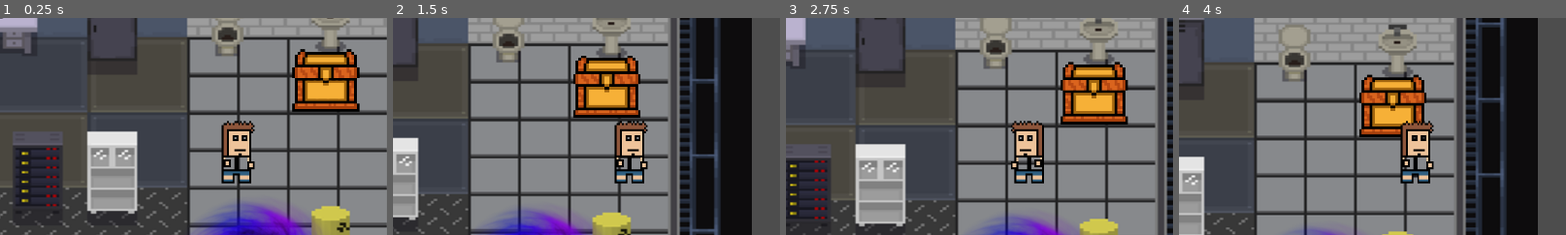
Above: before the commit, frames 1-4 (left to right).
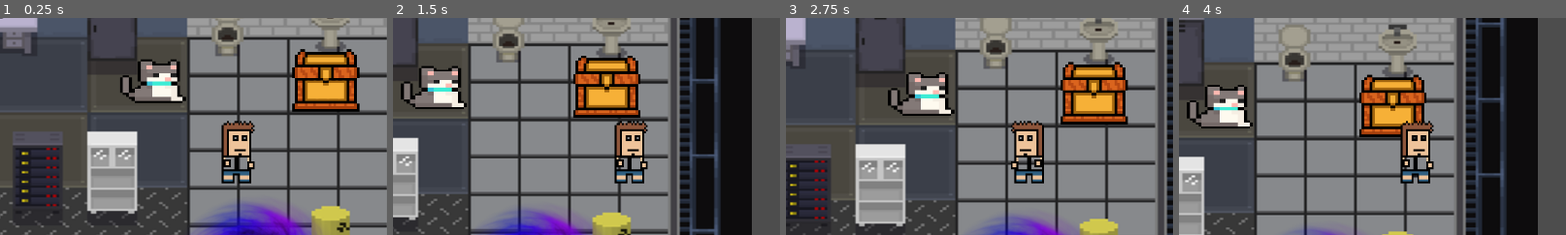
Above: after the commit, the same moments.

Repository: CISC204-S26/hw4-bribri-dtb
Game: Godot game, scene res://room_4.tscn
Same seed, same stepped clock (60 frames per second), same inputs: the game is played once before the commit and once after it. This scene is started directly instead of the project's main scene.
Inputs:
- Up to frame 1 (0.25 s): no input
- Up to frame 2 (1.5 s): tap Enter at 0.5 s; hold Right (move right) from 0.53 s (still down); tap W (move up) at 0.77 s
- Up to frame 3 (2.75 s): tap W (move up) at 1.52 s; tap Space at 2 s; release Right (move right) at 2.03 s; hold A (move left) from 2.03 s (still down)
- Up to frame 4 (4 s): release A (move left) at 2.78 s; hold Right (move right) from 2.78 s (still down); tap W (move up) at 3.02, 3.77 s
The pictures show only the part of the screen within x 19-69%, y 18-68%; the shares and areas given below are measured in that part.

The runs differ from the first frame. In frame 1, 2.4% of the frame differs, in the area x 31-49%, y 19-40%; in frame 2, 2.4%; in frame 3, 2.4%, in the area x 26-44%, y 25-46%; in frame 4, 2.4%.

Commit message:
v9 cat chest key fish and portal interactions

Diff:
--- a/pair-project/GameState.gd
+++ b/pair-project/GameState.gd
@@ -1,3 +1,4 @@
 extends Node
 
-var keys := 0
+var keys = 0
+var fish = 0
--- /dev/null
+++ b/pair-project/cat.gd
@@ -0,0 +1,20 @@
+extends Area2D
+
+var fed := false
+
+func _ready():
+	connect("body_entered", Callable(self, "_on_body_entered"))
+
+func _on_body_entered(body):
+	if fed:
+		return
+
+	if body.is_in_group("player"):
+		print("Fish available:", GameState.fish)
+
+		if GameState.fish > 0:
+			GameState.fish -= 1
+			fed = true
+			print("The cat is happy! 🐱")
+		else:
+			print("The cat is mad! 😾 You need a fish.")
--- /dev/null
+++ b/pair-project/cat.tscn
@@ -0,0 +1,19 @@
+[gd_scene format=3 uid="uid://crlq1lms6qyj1"]
+
+[ext_resource type="Script" uid="uid://dr0n6s1t4mcju" path="res://cat.gd" id="1_52fj1"]
+[ext_resource type="Texture2D" uid="uid://dpq1f7c0w71a3" path="res://—Pngtree—cute pixel cat character_21535172.png" id="1_hcucf"]
+
+[sub_resource type="RectangleShape2D" id="RectangleShape2D_52fj1"]
+size = Vector2(97.375, 64.375)
+
+[node name="Cat" type="Area2D" unique_id=2107470886]
+position = Vector2(1409, 914)
+script = ExtResource("1_52fj1")
+
+[node name="CAT" type="Sprite2D" parent="." unique_id=1023882183]
+position = Vector2(-9.536743e-06, 0)
+scale = Vector2(0.04819997, 0.0315)
+texture = ExtResource("1_hcucf")
+
+[node name="CollisionShape2D" type="CollisionShape2D" parent="." unique_id=416396049]
+shape = SubResource("RectangleShape2D_52fj1")
--- /dev/null
+++ b/pair-project/fish.gd
@@ -0,0 +1,10 @@
+extends Area2D
+
+func _ready():
+	connect("body_entered", Callable(self, "_on_body_entered"))
+
+func _on_body_entered(body):
+	if body.is_in_group("player"):
+		GameState.fish += 1
+		print("Picked up a fish. Total fish:", GameState.fish)
+		queue_free()
--- /dev/null
+++ b/pair-project/fish.tscn
@@ -0,0 +1,19 @@
+[gd_scene format=3 uid="uid://b3nogmmnr4tjy"]
+
+[ext_resource type="Script" uid="uid://dqvgykkvoauhu" path="res://fish.gd" id="1_hgn23"]
+[ext_resource type="Texture2D" uid="uid://bdobnvvjuguqi" path="res://—Pngtree—fish pixel icon free button_4490324.png" id="1_xu20i"]
+
+[sub_resource type="RectangleShape2D" id="RectangleShape2D_hgn23"]
+size = Vector2(52, 41)
+
+[node name="Fish" type="Area2D" unique_id=746334138]
+script = ExtResource("1_hgn23")
+
+[node name="Fish" type="Sprite2D" parent="." unique_id=1563929156]
+position = Vector2(165, 466.5)
+scale = Vector2(0.16, 0.15)
+texture = ExtResource("1_xu20i")
+
+[node name="CollisionShape2D" type="CollisionShape2D" parent="." unique_id=555905214]
+position = Vector2(164, 467.5)
+shape = SubResource("RectangleShape2D_hgn23")
--- a/pair-project/level_1.tscn
+++ b/pair-project/level_1.tscn
@@ -3,6 +3,7 @@
 [ext_resource type="Texture2D" uid="uid://b2rbxclpmgc68" path="res://pixel house.png" id="1_3hls8"]
 [ext_resource type="PackedScene" uid="uid://cbidyc2ylcst8" path="res://key.tscn" id="2_5hph3"]
 [ext_resource type="PackedScene" uid="uid://bpuuf5f38p81v" path="res://node_2d.tscn" id="2_hbghi"]
+[ext_resource type="PackedScene" uid="uid://b3nogmmnr4tjy" path="res://fish.tscn" id="2_j7kpp"]
 [ext_resource type="PackedScene" uid="uid://bj7t70acoj5gv" path="res://portal_2.tscn" id="3_hn12h"]
 [ext_resource type="Texture2D" uid="uid://ccqkgkcxyw27n" path="res://1.png" id="4_rka8t"]
 [ext_resource type="Texture2D" uid="uid://b52tl67vinmtw" path="res://2.png" id="5_5hph3"]
@@ -67,6 +68,9 @@
 scale = Vector2(2.1953125, 1.9750733)
 texture = ExtResource("1_3hls8")
 
+[node name="Fish" parent="." unique_id=746334138 instance=ExtResource("2_j7kpp")]
+position = Vector2(125, 76)
+
 [node name="Key" parent="." unique_id=1036141533 instance=ExtResource("2_5hph3")]
 position = Vector2(295, -103)
 
--- a/pair-project/room_4.tscn
+++ b/pair-project/room_4.tscn
@@ -1,7 +1,8 @@
-[gd_scene load_steps=8 format=3 uid="uid://dllqesl7fto4y"]
+[gd_scene format=3 uid="uid://dllqesl7fto4y"]
 
 [ext_resource type="PackedScene" uid="uid://bpuuf5f38p81v" path="res://node_2d.tscn" id="1_7hl0c"]
 [ext_resource type="Texture2D" uid="uid://dnhhv3fy7o5mx" path="res://5be5d59da72716d63e55a55e399b0c5e.png" id="1_evplp"]
+[ext_resource type="PackedScene" uid="uid://crlq1lms6qyj1" path="res://cat.tscn" id="2_an4vd"]
 [ext_resource type="PackedScene" uid="uid://dd3q6cjngp620" path="res://chest.tscn" id="2_evplp"]
 
 [sub_resource type="RectangleShape2D" id="RectangleShape2D_evplp"]
@@ -16,57 +17,60 @@
 [sub_resource type="RectangleShape2D" id="RectangleShape2D_fmxp8"]
 size = Vector2(70, 85)
 
-[node name="room 4" type="Node2D"]
+[node name="room 4" type="Node2D" unique_id=981536399]
 
-[node name="5Be5d59Da72716d63e55a55e399b0c5e" type="Sprite2D" parent="."]
+[node name="5Be5d59Da72716d63e55a55e399b0c5e" type="Sprite2D" parent="." unique_id=434768618]
 position = Vector2(606.00006, 321)
 scale = Vector2(1.6314287, 1.2338402)
 texture = ExtResource("1_evplp")
 
-[node name="Chest" parent="." instance=ExtResource("2_evplp")]
+[node name="Cat" parent="." unique_id=2107470886 instance=ExtResource("2_an4vd")]
+position = Vector2(704, 275)
+
+[node name="Chest" parent="." unique_id=1225922507 instance=ExtResource("2_evplp")]
 position = Vector2(941, 337)
 
-[node name="Node2D" parent="." instance=ExtResource("1_7hl0c")]
+[node name="Node2D" parent="." unique_id=1664704960 instance=ExtResource("1_7hl0c")]
 position = Vector2(321, 211)
 
-[node name="StaticBody2D" type="StaticBody2D" parent="."]
+[node name="StaticBody2D" type="StaticBody2D" parent="." unique_id=625963960]
 
-[node name="CollisionShape2D" type="CollisionShape2D" parent="StaticBody2D"]
+[node name="CollisionShape2D" type="CollisionShape2D" parent="StaticBody2D" unique_id=44691152]
 position = Vector2(624.25, 119)
 shape = SubResource("RectangleShape2D_evplp")
 
-[node name="StaticBody2D2" type="StaticBody2D" parent="."]
+[node name="StaticBody2D2" type="StaticBody2D" parent="." unique_id=1667064601]
 
-[node name="CollisionShape2D" type="CollisionShape2D" parent="StaticBody2D2"]
+[node name="CollisionShape2D" type="CollisionShape2D" parent="StaticBody2D2" unique_id=1801432757]
 position = Vector2(589, 594)
 shape = SubResource("RectangleShape2D_evplp")
 
-[node name="StaticBody2D3" type="StaticBody2D" parent="."]
+[node name="StaticBody2D3" type="StaticBody2D" parent="." unique_id=287831961]
 
-[node name="CollisionShape2D" type="CollisionShape2D" parent="StaticBody2D3"]
+[node name="CollisionShape2D" type="CollisionShape2D" parent="StaticBody2D3" unique_id=476108648]
 position = Vector2(75, 316.5)
 shape = SubResource("RectangleShape2D_an4vd")
 
-[node name="StaticBody2D4" type="StaticBody2D" parent="."]
+[node name="StaticBody2D4" type="StaticBody2D" parent="." unique_id=1332899355]
 
-[node name="CollisionShape2D" type="CollisionShape2D" parent="StaticBody2D4"]
+[node name="CollisionShape2D" type="CollisionShape2D" parent="StaticBody2D4" unique_id=364115077]
 position = Vector2(1106, 339)
 shape = SubResource("RectangleShape2D_an4vd")
 
-[node name="StaticBody2D5" type="StaticBody2D" parent="."]
+[node name="StaticBody2D5" type="StaticBody2D" parent="." unique_id=265485026]
 
-[node name="CollisionShape2D" type="CollisionShape2D" parent="StaticBody2D5"]
+[node name="CollisionShape2D" type="CollisionShape2D" parent="StaticBody2D5" unique_id=888122215]
 position = Vector2(215.625, 393.125)
 shape = SubResource("RectangleShape2D_hqlld")
 
-[node name="StaticBody2D6" type="StaticBody2D" parent="."]
+[node name="StaticBody2D6" type="StaticBody2D" parent="." unique_id=253827071]
 
-[node name="CollisionShape2D" type="CollisionShape2D" parent="StaticBody2D6"]
+[node name="CollisionShape2D" type="CollisionShape2D" parent="StaticBody2D6" unique_id=1344322701]
 position = Vector2(643, 393.5)
 shape = SubResource("RectangleShape2D_fmxp8")
 
-[node name="StaticBody2D7" type="StaticBody2D" parent="."]
+[node name="StaticBody2D7" type="StaticBody2D" parent="." unique_id=78610792]
 
-[node name="CollisionShape2D" type="CollisionShape2D" parent="StaticBody2D7"]
+[node name="CollisionShape2D" type="CollisionShape2D" parent="StaticBody2D7" unique_id=2118643631]
 position = Vector2(535, 404)
 shape = SubResource("RectangleShape2D_fmxp8")
Binary file added: pair-project/Screenshot 2026-04-22 164806.png
Not shown, added: pair-project/Screenshot 2026-04-22 164806.png.import
Binary file added: pair-project/Screenshot 2026-04-22 164818.png
Not shown, added: pair-project/Screenshot 2026-04-22 164818.png.import
Not shown, added: pair-project/cat.gd.uid
Not shown, added: pair-project/fish.gd.uid
Binary file added: pair-project/r3.png
Not shown, added: pair-project/r3.png.import
Binary file added: pair-project/—Pngtree—cute pixel cat character_21535172.png
Not shown, added: pair-project/—Pngtree—cute pixel cat character_21535172.png.import
Binary file added: pair-project/—Pngtree—fish pixel icon free button_4490324.png
Not shown, added: pair-project/—Pngtree—fish pixel icon free button_4490324.png.import
